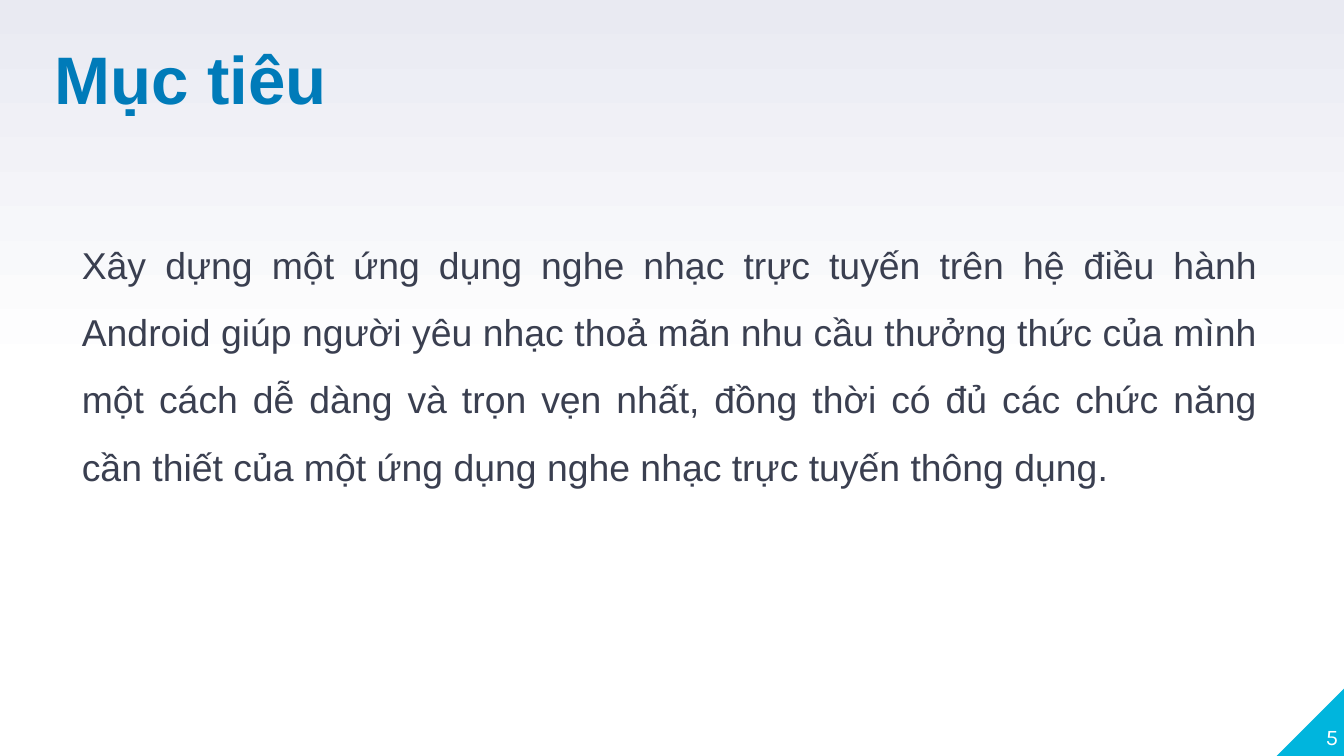
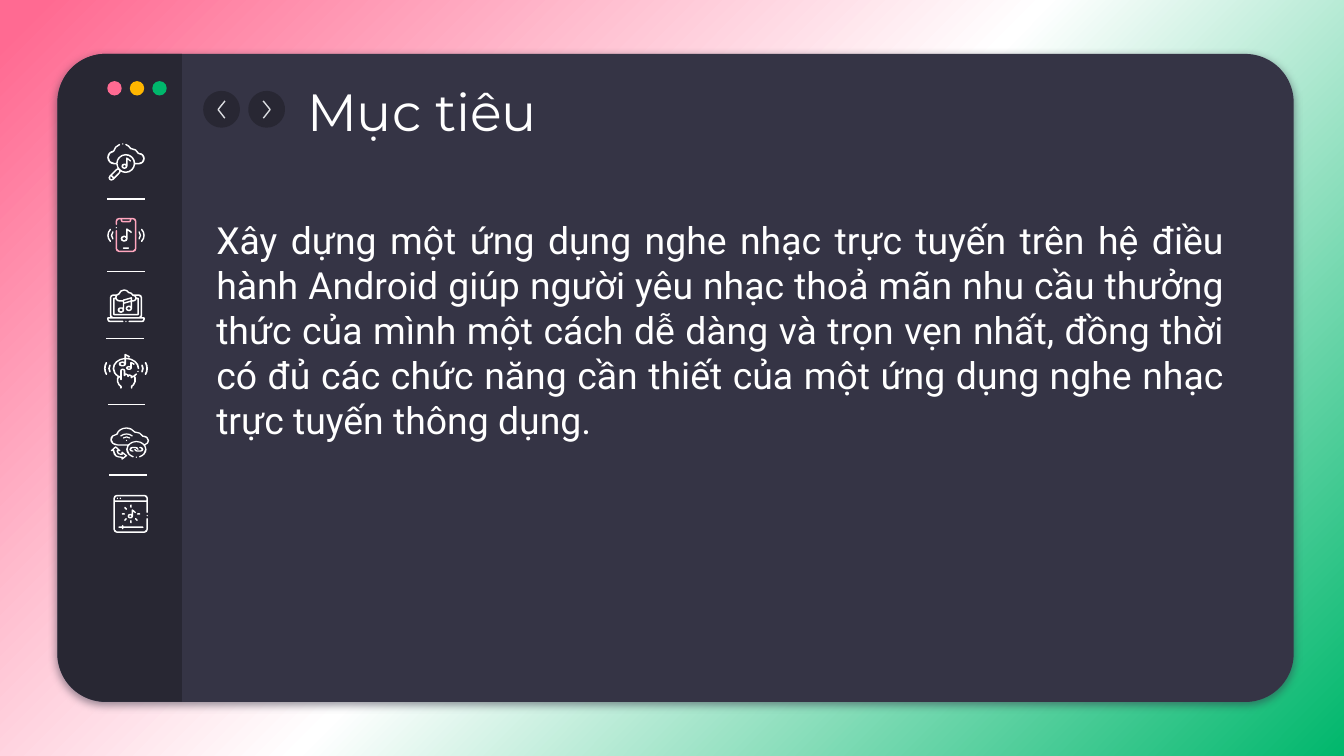
Before and after one commit to namcao502/MUSIC, a slide deck: slide 3 of Document/presentation.pptx (slide 5 before the commit). Drawn at 1344x756 pixels with LibreOffice and Linux fonts; fonts in the diff are those of the drawing. Boxes give left, top, right and bottom in pixels: in the first picture for what was removed or moved away, otherwise in the second. Text is boxed around its words. In the diff, an @@ line names an element or a change of style, - is before the commit and + after.

Commit message:
update ppt

```diff
--- a/Document/presentation.pptx
+++ b/Document/presentation.pptx
@@ background gradient #FFFFFF to #E9EAF2 to gradient #FF6A92 to #FFFFFF to #00B76C @@
@@ round same rect added at (x1=57, y1=54, x2=182, y2=702), fill #282733 @@
@@ rounded rectangle added at (x1=58, y1=54, x2=1294, y2=702), fill #353445 @@
@@ title "Mục tiêu" moved from (x1=55, y1=54, x2=326, y2=116) to (x1=307, y1=92, x2=537, y2=141) @@
@@ title "Mục tiêu" at (x1=307, y1=92, x2=537, y2=141): size 36 to 28 pt, font Arial to Montserrat, text colour #007BB9 to #FFFFFF, bold off; line spacing 0.8 to 1; vertical alignment middle to top @@
@@ text "Xây dựng một ứng dụng ..." moved from (x1=82, y1=250, x2=1256, y2=488) to (x1=216, y1=223, x2=1224, y2=442) @@
@@ text "Xây dựng một ứng dụng ..." at (x1=216, y1=223, x2=1224, y2=442): font Arial to Roboto, text colour #3A3F50 to #FFFFFF; line spacing 1.5 to 1 @@
@@ group added at (x1=106, y1=81, x2=285, y2=323): 17 freeform shapes, 3 ellipses, 2 lines @@
@@ line added from (106, 339) to (144, 339), #FFFFFF 0.75 pt @@
@@ group added at (x1=103, y1=353, x2=149, y2=388): 7 freeform shapes @@
@@ line added from (108, 405) to (145, 405), #FFFFFF 0.75 pt @@
@@ line added from (109, 476) to (146, 476), #FFFFFF 0.75 pt @@
@@ group added at (x1=110, y1=427, x2=149, y2=460): 8 freeform shapes @@
@@ group added at (x1=113, y1=495, x2=148, y2=532): 13 freeform shapes @@
@@ right triangle removed at (x1=1277, y1=687, x2=1344, y2=755) @@
@@ page number removed at (x1=1326, y1=731, x2=1339, y2=746) @@
-5
```
Also in this commit, not shown: 5 other slides changed, 7 slides added, 5 slides removed, 2 other files.
